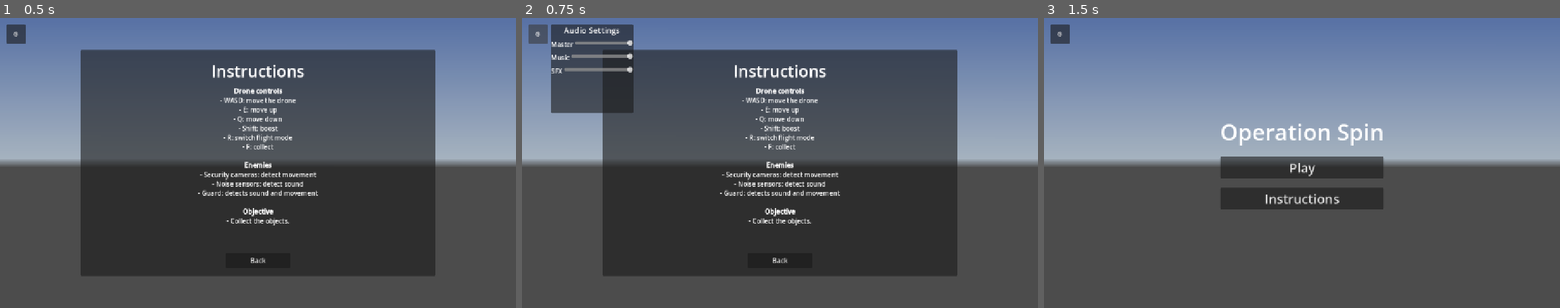
Above: before the commit, frames 1-3 (left to right).
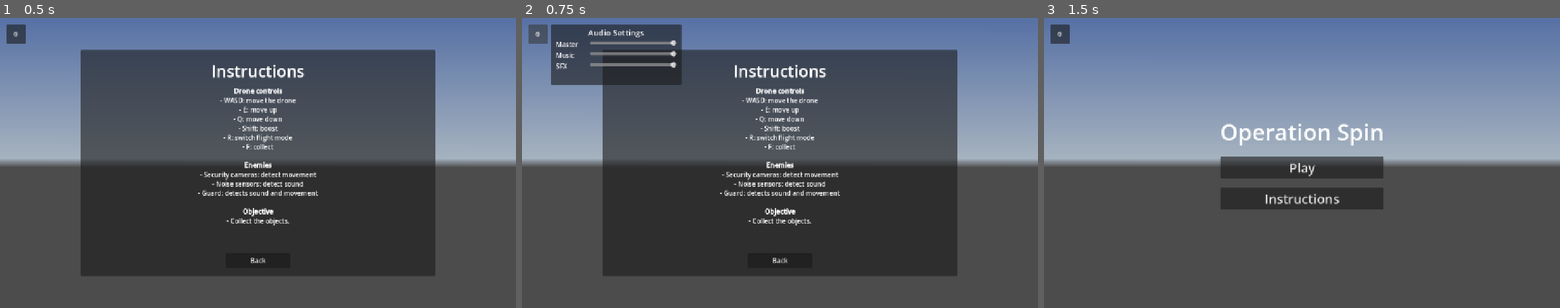
Above: after the commit, the same moments.

Repository: Apmds/operation-spin
Game: Godot game, scene res://src/menus/instructions_menu.tscn
The game is run twice, just before and just after one commit, with the same random seed, the same clock (stepped at 60 frames per second) and the same inputs. This scene is started directly instead of the project's main scene. A sky picture missing from this copy of the repository is replaced by a grey-blue gradient.
Inputs:
- Up to frame 1 (0.5 s): no input
- Up to frame 2 (0.75 s): click "⚙" at 0.5 s
- Up to frame 3 (1.5 s): click "Back" at 1.25 s

Frame 1 is identical in both runs. In frame 2, 4.4% of the frame differs, in the area x 5-31%, y 2-33%; in frame 3, nothing differs.

Commit message:
settings_layout_changes

Diff:
--- a/src/menus/audio_settings_menu.gd
+++ b/src/menus/audio_settings_menu.gd
@@ -4,9 +4,9 @@
 
 @onready var toggle_button: Button = $ToggleButton
 @onready var panel_container: PanelContainer = $PanelContainer
-@onready var master_slider: HSlider = $PanelContainer/VBoxContainer/MasterRow/MasterSlider
-@onready var music_slider: HSlider = $PanelContainer/VBoxContainer/MusicRow/MusicSlider
-@onready var sfx_slider: HSlider = $PanelContainer/VBoxContainer/SFXRow/SFXSlider
+@onready var master_slider: HSlider = $PanelContainer/MarginContainer/VBoxContainer/MasterRow/MasterSlider
+@onready var music_slider: HSlider = $PanelContainer/MarginContainer/VBoxContainer/MusicRow/MusicSlider
+@onready var sfx_slider: HSlider = $PanelContainer/MarginContainer/VBoxContainer/SFXRow/SFXSlider
 
 func _ready() -> void:
 	AudioSettings._ready()
--- a/src/menus/audio_settings_menu.tscn
+++ b/src/menus/audio_settings_menu.tscn
@@ -5,8 +5,8 @@
 [node name="AudioSettingsMenu" type="Control"]
 layout_mode = 3
 anchors_preset = 0
-offset_right = 260.0
-offset_bottom = 220.0
+offset_right = 400.0
+offset_bottom = 150.0
 script = ExtResource("1_9zp2k")
 
 [node name="ToggleButton" type="Button" parent="."]
@@ -19,57 +19,82 @@
 layout_mode = 0
 offset_left = 56.0
 offset_top = 0.0
-offset_right = 260.0
-offset_bottom = 220.0
+offset_right = 380.0
+offset_bottom = 150.0
 
-[node name="VBoxContainer" type="VBoxContainer" parent="PanelContainer"]
+[node name="MarginContainer" type="MarginContainer" parent="PanelContainer"]
 layout_mode = 2
-theme_override_constants/separation = 10
+theme_override_constants/margin_left = 12
+theme_override_constants/margin_top = 6
+theme_override_constants/margin_right = 12
+theme_override_constants/margin_bottom = 6
 
-[node name="TitleLabel" type="Label" parent="PanelContainer/VBoxContainer"]
+[node name="VBoxContainer" type="VBoxContainer" parent="PanelContainer/MarginContainer"]
+layout_mode = 2
+theme_override_constants/separation = 4
+
+[node name="TitleLabel" type="Label" parent="PanelContainer/MarginContainer/VBoxContainer"]
 layout_mode = 2
 theme_override_font_sizes/font_size = 20
 text = "Audio Settings"
 horizontal_alignment = 1
 
-[node name="MasterRow" type="HBoxContainer" parent="PanelContainer/VBoxContainer"]
+[node name="MasterRow" type="HBoxContainer" parent="PanelContainer/MarginContainer/VBoxContainer"]
 layout_mode = 2
+size_flags_horizontal = 3
+theme_override_constants/separation = 12
 
-[node name="Label" type="Label" parent="PanelContainer/VBoxContainer/MasterRow"]
+[node name="Label" type="Label" parent="PanelContainer/MarginContainer/VBoxContainer/MasterRow"]
 layout_mode = 2
+size_flags_horizontal = 1
+size_flags_stretch_ratio = 0.8
+custom_minimum_size = Vector2(72, 0)
 text = "Master"
 
-[node name="MasterSlider" type="HSlider" parent="PanelContainer/VBoxContainer/MasterRow"]
+[node name="MasterSlider" type="HSlider" parent="PanelContainer/MarginContainer/VBoxContainer/MasterRow"]
 layout_mode = 2
 size_flags_horizontal = 3
+size_flags_stretch_ratio = 2.0
 min_value = -80.0
 max_value = 0.0
 value = 0.0
 
-[node name="MusicRow" type="HBoxContainer" parent="PanelContainer/VBoxContainer"]
+[node name="MusicRow" type="HBoxContainer" parent="PanelContainer/MarginContainer/VBoxContainer"]
 layout_mode = 2
+size_flags_horizontal = 3
+theme_override_constants/separation = 12
 
-[node name="Label" type="Label" parent="PanelContainer/VBoxContainer/MusicRow"]
+[node name="Label" type="Label" parent="PanelContainer/MarginContainer/VBoxContainer/MusicRow"]
 layout_mode = 2
+size_flags_horizontal = 1
+size_flags_stretch_ratio = 0.8
+custom_minimum_size = Vector2(72, 0)
 text = "Music"
 
-[node name="MusicSlider" type="HSlider" parent="PanelContainer/VBoxContainer/MusicRow"]
+[node name="MusicSlider" type="HSlider" parent="PanelContainer/MarginContainer/VBoxContainer/MusicRow"]
 layout_mode = 2
 size_flags_horizontal = 3
+size_flags_stretch_ratio = 2.0
 min_value = -80.0
 max_value = 0.0
 value = 0.0
 
-[node name="SFXRow" type="HBoxContainer" parent="PanelContainer/VBoxContainer"]
+[node name="SFXRow" type="HBoxContainer" parent="PanelContainer/MarginContainer/VBoxContainer"]
 layout_mode = 2
+size_flags_horizontal = 3
+theme_override_constants/separation = 12
 
-[node name="Label" type="Label" parent="PanelContainer/VBoxContainer/SFXRow"]
+[node name="Label" type="Label" parent="PanelContainer/MarginContainer/VBoxContainer/SFXRow"]
 layout_mode = 2
+size_flags_horizontal = 1
+size_flags_stretch_ratio = 0.8
+custom_minimum_size = Vector2(72, 0)
 text = "SFX"
 
-[node name="SFXSlider" type="HSlider" parent="PanelContainer/VBoxContainer/SFXRow"]
+[node name="SFXSlider" type="HSlider" parent="PanelContainer/MarginContainer/VBoxContainer/SFXRow"]
 layout_mode = 2
 size_flags_horizontal = 3
+size_flags_stretch_ratio = 2.0
 min_value = -80.0
 max_value = 0.0
 value = 0.0
